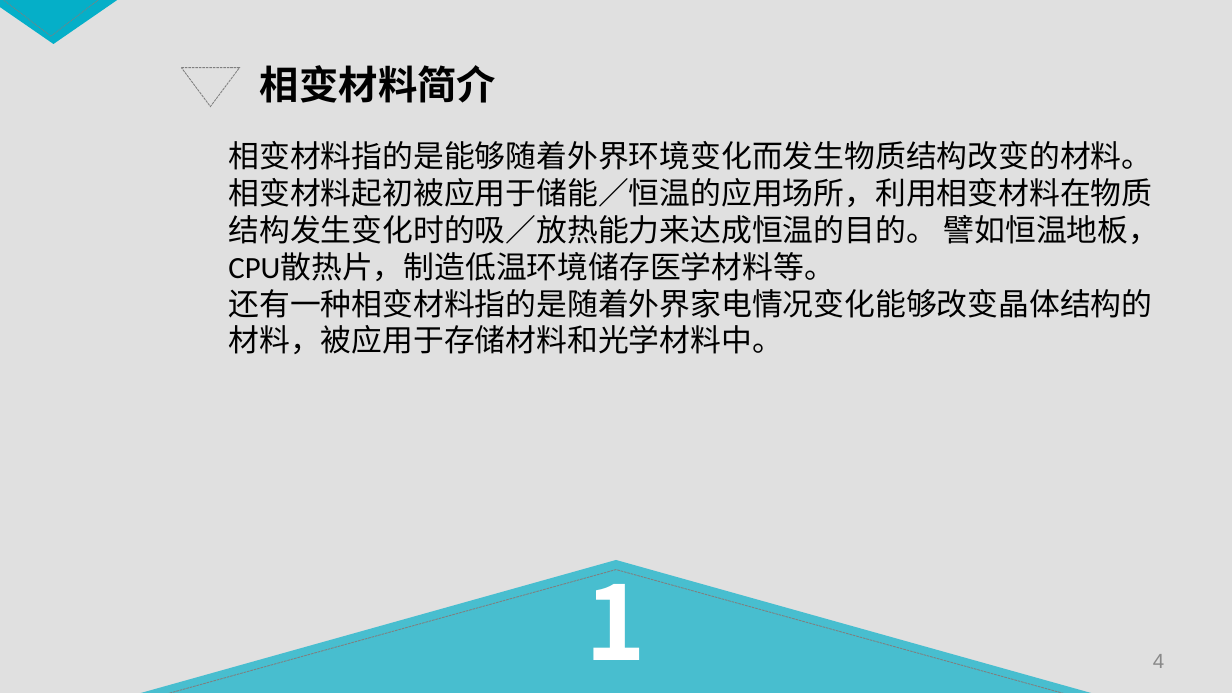
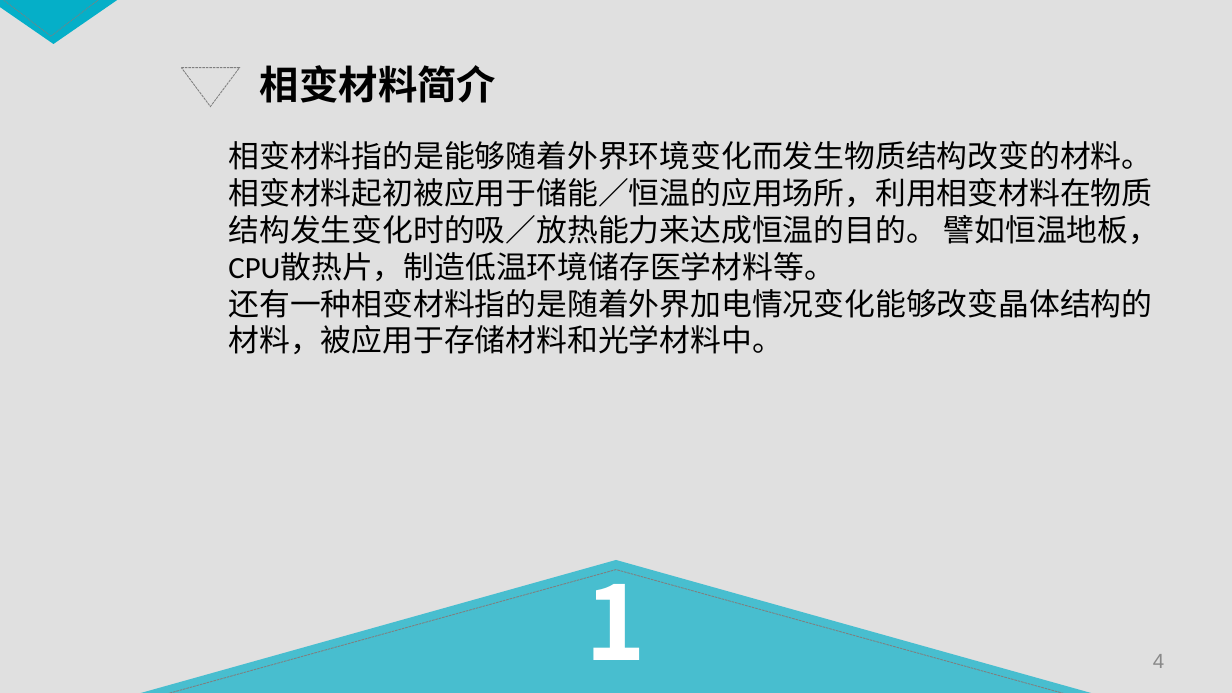
Before and after one commit to Linyu1Bai/ThuEE, a slide deck: slide 4 of Graduation/开题报告.pptx. Drawn at 1232x693 pixels with LibreOffice and Linux fonts; fonts in the diff are those of the drawing. Boxes give left, top, right and bottom in pixels: in the first picture for what was removed or moved away, otherwise in the second. Text is boxed around its words. In the diff, an @@ line names an element or a change of style, - is before the commit and + after.

```diff
--- a/Graduation/开题报告.pptx
+++ b/Graduation/开题报告.pptx
@@ text at bbox=[228, 289, 1152, 354]: text changed @@
-还有一种相变材料指的是随着外界家电情况变化能够改变晶体结构的材料，被应用于存储材料和光学材料中。
+还有一种相变材料指的是随着外界加电情况变化能够改变晶体结构的材料，被应用于存储材料和光学材料中。
```
Also in this commit, not shown: 9 other slides changed, 2 slides added.
